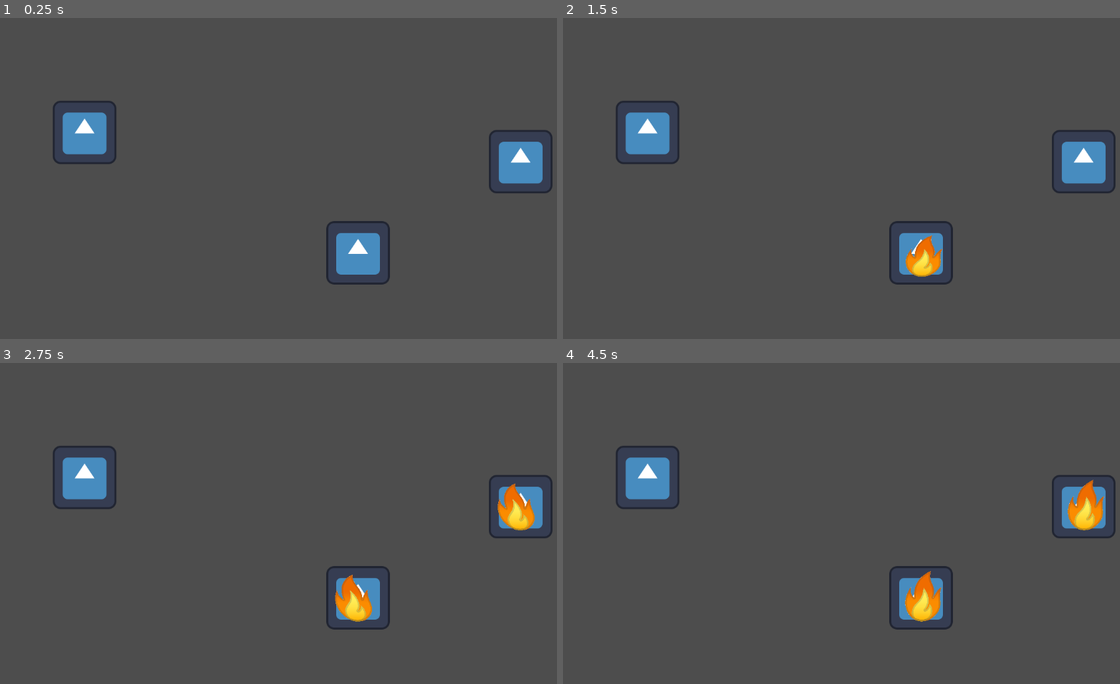
Above: before the commit, frames 1-4 (two rows, left to right).
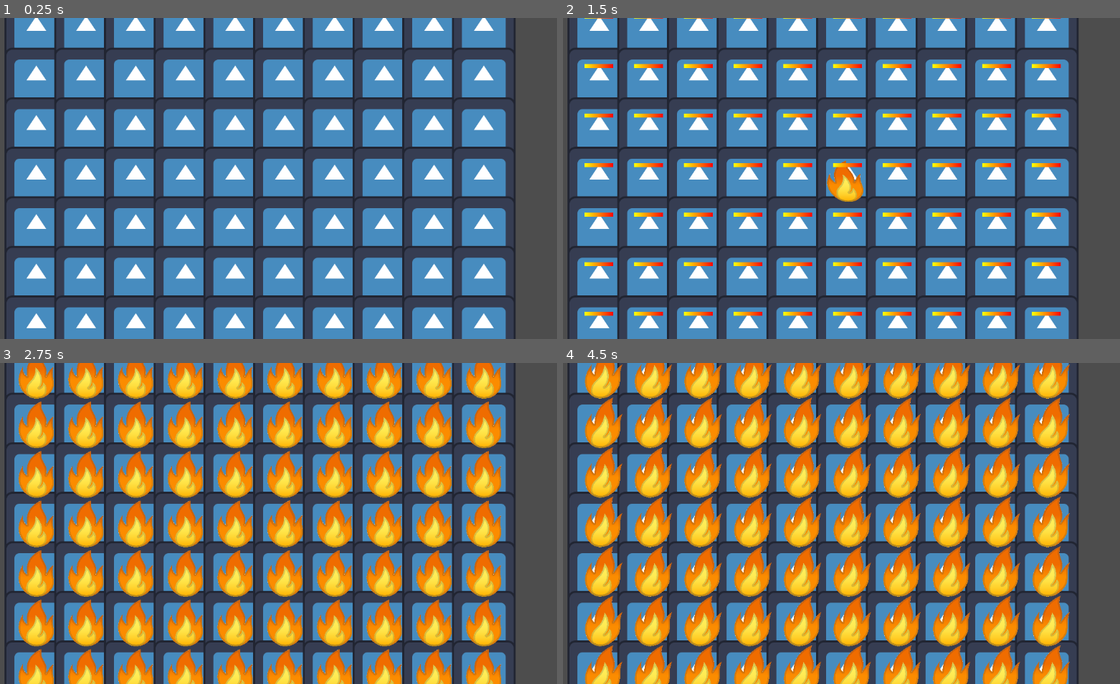
Above: after the commit, the same moments.

Repository: LiamRICE/CoopSpaceGame
Game: Godot game, scene res://scenes/test_scene.tscn
The game is run twice, just before and just after one commit, with the same random seed, the same clock (stepped at 60 frames per second) and the same inputs. The engine's default icon, where the game draws it, is replaced by a stand-in: a white triangle on a blue panel in a dark square.
Inputs:
- Up to frame 1 (0.25 s): no input
- Up to frame 2 (1.5 s): tap Enter (ui_accept) at 0.5, 0.6, 0.77, 1.07 s; hold D (right) 0.53-1.28 s; hold S (down) from 1.28 s (still down); tap Shift (sprint) at 1.35 s
- Up to frame 3 (2.75 s): tap Enter (ui_accept) at 1.52, 1.55, 1.82, 2.1 s; release S (down) at 2.03 s; hold D (right) from 2.03 s (still down)
- Up to frame 4 (4.5 s): release D (right) at 2.78 s; hold W (up) 2.78-3.53 s; tap Shift (sprint) at 2.85, 4.35 s; tap Enter (ui_accept) at 3.02, 3.05, 3.32, 3.6, 3.77, 4.07 s; hold A (left) from 3.53 s (still down)

The runs differ from the first frame. In frame 1, 65% of the frame differs, in the area x 0-100%, y 0-100%; in frame 2, 66%; in frame 3, 68%; in frame 4, 70%.

Commit message:
Refectored flammability code to use node groups. Added performance test scene with 100 fire elements spreading fire to each other with no noticeable stuttering.

Diff:
--- a/ressources/shaders/FX/fire_effect.gdshader
+++ b/ressources/shaders/FX/fire_effect.gdshader
@@ -3,7 +3,7 @@
 
 void vertex() {
 	if(VERTEX.y < 0.0){
-		VERTEX.x = VERTEX.x + (0.8 * sin(TIME * 1.5) + 0.5 * sin(TIME * 4.2) + 0.1 * sin(TIME * 10.4) + 0.05 * sin(TIME * 15.7)) * 200.0;
+		VERTEX.x = VERTEX.x + (0.8 * sin(TIME * 3.2) + 0.5 * sin(TIME * 4.2) + 0.1 * sin(TIME * 10.4) + 0.05 * sin(TIME * 15.7)) * 200.0;
 		VERTEX.y = VERTEX.y + 0.8 + (0.8 * sin(TIME * 1.2) + 0.5 * sin(TIME * 5.6) + 0.1 * sin(TIME * 9.4) + 0.05 * sin(TIME * 16.9)) * 100.0;
 	}
 }
--- /dev/null
+++ b/scenes/components/health_component.gd
@@ -0,0 +1,21 @@
+class_name HealthComponent
+
+extends Node
+
+
+# Properties
+@export var maxHealth :float
+@export var health :float:
+	set(value):
+		health = clampf(value, 0, maxHealth)
+	get:
+		return roundi(health)
+
+
+# Called when the node enters the scene tree for the first time.
+func take_damage(dmg):
+	health -= dmg
+	if health <= 0:
+		health = 0
+		print(str(get_parent()) + " has been destroyed")
+		get_parent().queue_free()
--- /dev/null
+++ b/scenes/components/health_component.tscn
@@ -0,0 +1,6 @@
+[gd_scene load_steps=2 format=3 uid="uid://cpetx5p6fkpbm"]
+
+[ext_resource type="Script" path="res://scenes/components/health_component.gd" id="1_av2sh"]
+
+[node name="HealthComponent" type="Node" groups=["destructibles"]]
+script = ExtResource("1_av2sh")
--- a/scenes/objects/Properties/flammable.gd
+++ b/scenes/objects/Properties/flammable.gd
@@ -6,48 +6,81 @@
 const Properties = preload("res://scenes/objects/object_enums.gd").Properties
 
 # Property Constants
-const SPREADING_SPEED :float = 1
 const FIRE_DMG :float = 5
+const FLAMMABILITY :float = 100
+const SPREAD_DST :float = 10 # Distance spread in meters (1m => 100 px)
 
 # BURNING STATE VARIABLES
 @export var is_burning := false
 @export var is_spreadable := true
+@export var is_being_lit := false
 
 # Associated nodes
-@onready var timer := $Timer
 @onready var effect := $Effect
-
-# Signals
-signal property_event(property :Properties)
-signal property_event_end(property :Properties)
+@onready var fire_bar := $FireBar
+var spreading_node :Flammable
 
 
 func _ready():
 	if is_burning:
-		start_fire()
+		start_fire(true)
+	elif is_being_lit:
+		spread_fire()
 
 
-# Debug _process function
-#func _process(delta):
-	## DEBUG
-	#if Input.is_action_just_pressed("ui_accept"):
-		#start_fire()
+func _physics_process(delta):
+	if is_being_lit:
+		if not spreading_node == null:
+			if spreading_node.global_position.distance_to(self.global_position) <= SPREAD_DST * 100:
+				if fire_bar.value >= fire_bar.max_value:
+					start_fire()
+				else:
+					fire_bar.value = fire_bar.value + delta
+			elif spreading_node.position.distance_to(self.position) <= SPREAD_DST * 100 and fire_bar.value > 0:
+				fire_bar.value = fire_bar.value - delta
+			elif fire_bar.value <= 0:
+				spreading_node = null
+				is_being_lit = false
+				fire_bar.visible = false
 
 
-# Spreads the fire when the timer fires
-func _spread():
-	property_event.emit(Properties.FLAMMABLE)
+func spread_fire(node:Flammable = self):
+	if not is_burning:
+		is_being_lit = true
+		fire_bar.value = 0
+		fire_bar.visible = true
+		fire_bar.max_value = 100/FLAMMABILITY
+		spreading_node = node
 
 
-func start_fire():
-	if not is_burning:
-		is_burning = true
-		effect.visible = true
-		if is_spreadable:
-			timer.start(SPREADING_SPEED)
+func inflict_damage(healthComponent):
+	healthComponent.health -= FIRE_DMG
+
+
+func start_fire(forced:bool = false):
+	if forced:
+		initialize_fire()
+	elif not is_burning and is_being_lit:
+		initialize_fire()
+
+
+func initialize_fire():
+	is_burning = true
+	is_being_lit = false
+	fire_bar.visible = false
+	effect.visible = true
+	if is_spreadable:
+		var flammables := get_tree().get_nodes_in_group("flammables")
+		for i in flammables:
+			if not i == self and not i.is_burning and not i.is_being_lit:
+				var distance = self.global_position.distance_to(i.global_position)
+				if distance <= SPREAD_DST * 100:
+					i.spread_fire(self)
 
 
 func stop_fire():
-	is_burning = false
-	effect.visible = false
-	timer.stop()
+	if is_burning:
+		is_burning = false
+		effect.visible = false
+	if is_being_lit:
+		is_being_lit = false
--- a/scenes/objects/Properties/flammable.tscn
+++ b/scenes/objects/Properties/flammable.tscn
@@ -7,12 +7,15 @@
 [sub_resource type="ShaderMaterial" id="ShaderMaterial_0gmkx"]
 shader = ExtResource("2_iurc2")
 
-[node name="Flammable" type="Node2D"]
+[sub_resource type="Gradient" id="Gradient_vv3ti"]
+colors = PackedColorArray(1, 1, 0, 1, 1, 0, 0, 1)
+
+[sub_resource type="GradientTexture1D" id="GradientTexture1D_lfa6d"]
+gradient = SubResource("Gradient_vv3ti")
+
+[node name="Flammable" type="Node2D" groups=["flammables"]]
 z_index = 10
 script = ExtResource("1_eliku")
-
-[node name="Timer" type="Timer" parent="."]
-wait_time = 5.0
 
 [node name="Effect" type="Sprite2D" parent="."]
 visible = false
@@ -20,4 +23,16 @@
 scale = Vector2(0.1, 0.1)
 texture = ExtResource("2_xk6bt")
 
-[connection signal="timeout" from="Timer" to="." method="_spread"]
+[node name="FireBar" type="TextureProgressBar" parent="."]
+visible = false
+offset_left = -30.0
+offset_top = 69.0
+offset_right = 30.0
+offset_bottom = 77.0
+step = 0.0
+nine_patch_stretch = true
+stretch_margin_left = 1
+stretch_margin_top = 1
+stretch_margin_right = 1
+stretch_margin_bottom = 1
+texture_progress = SubResource("GradientTexture1D_lfa6d")
--- a/scenes/objects/static_object.gd
+++ b/scenes/objects/static_object.gd
@@ -1,64 +1,5 @@
 extends Node2D
 
-const Properties = preload("res://scenes/objects/object_enums.gd").Properties
 
-# Child nodes (initialised at _ready() )
-var properties :Array[Node]
-@onready var effect_area :Area2D = $Effect_area
-
-var active_properties :Array[Properties] = []
-
-# Called when the node enters the scene tree for the first time.
 func _ready():
-	_load_properties()
-
-	for i in properties:
-		if not i == null:
-			i.property_event.connect(_on_property_event)
-			i.property_event_end.connect(_on_property_event_end)
-		else:
-			printerr("An empty property in the array in object " + str(self))
-
-
-func _load_properties():
-	if self.has_node("Flammable"):
-		properties.append($Flammable)
-	if self.has_node("Conductive"):
-		properties.append($Conductive)
-	if self.has_node("Destructible"):
-		properties.append($Destructible)
-	if self.has_node("Explosive"):
-		properties.append($Explosive)
-	if self.has_node("Acidic"):
-		properties.append($Acidic)
-	if self.has_node("Wet"):
-		properties.append($Wet)
-
-
-# Fires when the fire spreads. Activates the area of effect.
-func _on_property_event(origin :Properties):
-	print(str(origin) + " means a flammable thing happened.")
-
-	var bodies := effect_area.get_overlapping_bodies()
-	bodies.erase($Collision)
-	for body in bodies:
-		if body.get_parent().has_node("Flammable"):
-			print(body)
-			body.get_parent().get_node("Flammable").start_fire()
-
-	effect_area.monitoring = true
-	active_properties.append(origin)
-
-
-func _on_property_event_end(origin :Properties):
-	print(str(origin) + " means a flammable thing stopped happening.")
-	active_properties.erase(origin)
-	if active_properties.size() == 0:
-		effect_area.monitoring = false
-
-
-func _physics_process(delta):
-	if not active_properties.size() == 0:
-		print("Activate properties !!!")
-		print(effect_area.has_overlapping_bodies())
-		active_properties.erase(Properties.FLAMMABLE)
+	pass
--- a/scenes/objects/static_object.tscn
+++ b/scenes/objects/static_object.tscn
@@ -3,12 +3,10 @@
 [ext_resource type="Texture2D" uid="uid://cfkbh7wa4b8of" path="res://icon.svg" id="1_0jymr"]
 [ext_resource type="Script" path="res://scenes/objects/static_object.gd" id="1_jdvw2"]
 [ext_resource type="PackedScene" uid="uid://dwipr7thyh0hd" path="res://scenes/objects/Properties/flammable.tscn" id="2_vbrwk"]
+[ext_resource type="PackedScene" uid="uid://cpetx5p6fkpbm" path="res://scenes/components/health_component.tscn" id="3_vtco4"]
 
 [sub_resource type="RectangleShape2D" id="RectangleShape2D_k3kry"]
 size = Vector2(128, 128)
-
-[sub_resource type="CircleShape2D" id="CircleShape2D_dcavg"]
-radius = 400.0
 
 [node name="StaticObject" type="Node2D"]
 script = ExtResource("1_jdvw2")
@@ -21,9 +19,6 @@
 [node name="CollisionShape2D" type="CollisionShape2D" parent="Collision"]
 shape = SubResource("RectangleShape2D_k3kry")
 
-[node name="Effect_area" type="Area2D" parent="."]
-
-[node name="AoE" type="CollisionShape2D" parent="Effect_area"]
-shape = SubResource("CircleShape2D_dcavg")
+[node name="HealthComponent" parent="." instance=ExtResource("3_vtco4")]
 
 [node name="Flammable" parent="." instance=ExtResource("2_vbrwk")]
--- a/scenes/test_scene.tscn
+++ b/scenes/test_scene.tscn
@@ -9,10 +9,4 @@
 [node name="Camera2D" type="Camera2D" parent="."]
 
 [node name="Box" parent="." instance=ExtResource("1_fxxfu")]
-position = Vector2(147, 150)
-
-[node name="Box2" parent="." instance=ExtResource("1_fxxfu")]
-position = Vector2(474, -34)
-
-[node name="Box3" parent="." instance=ExtResource("1_fxxfu")]
-position = Vector2(-403, -93)
+position = Vector2(1, -1)
--- a/scenes/testing_script.gd
+++ b/scenes/testing_script.gd
@@ -1,10 +1,19 @@
 extends Node2D
 
+
+@onready var box = $Box
+const Box = preload("res://scenes/objects/static_object.tscn")
+
+
+func _ready():
+	for i in range(10):
+		for j in range(10):
+			var new_box = Box.instantiate()
+			new_box.position = Vector2(100*i-500, 100*j-500)
+			add_child(new_box)
 
 
 # Called every frame. 'delta' is the elapsed time since the previous frame.
 func _process(delta):
-	var box = $Box
-
 	if Input.is_action_just_pressed("ui_accept"):
-		box.get_node("Flammable").start_fire()
+		box.get_node("Flammable").start_fire(true)
Not shown: 1 places in scenes/objects/Properties/flammable.tscn that only renumber resources
